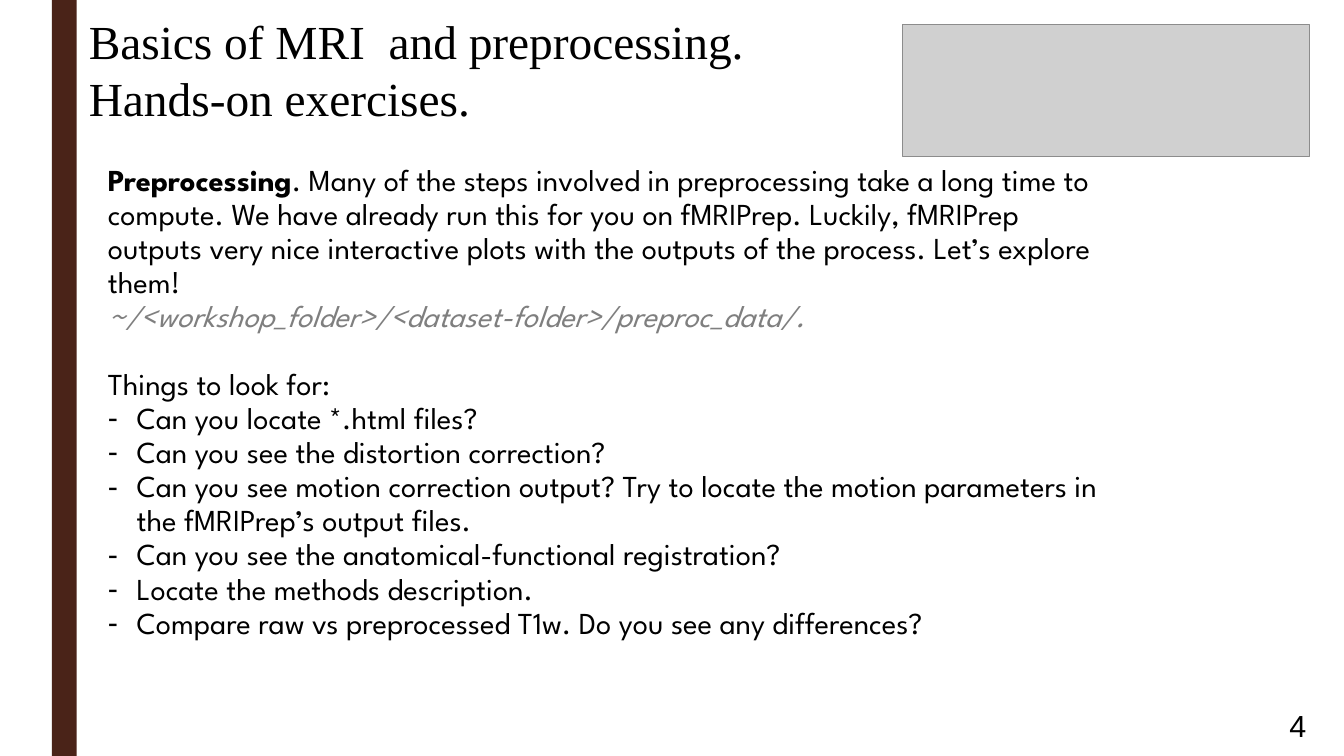
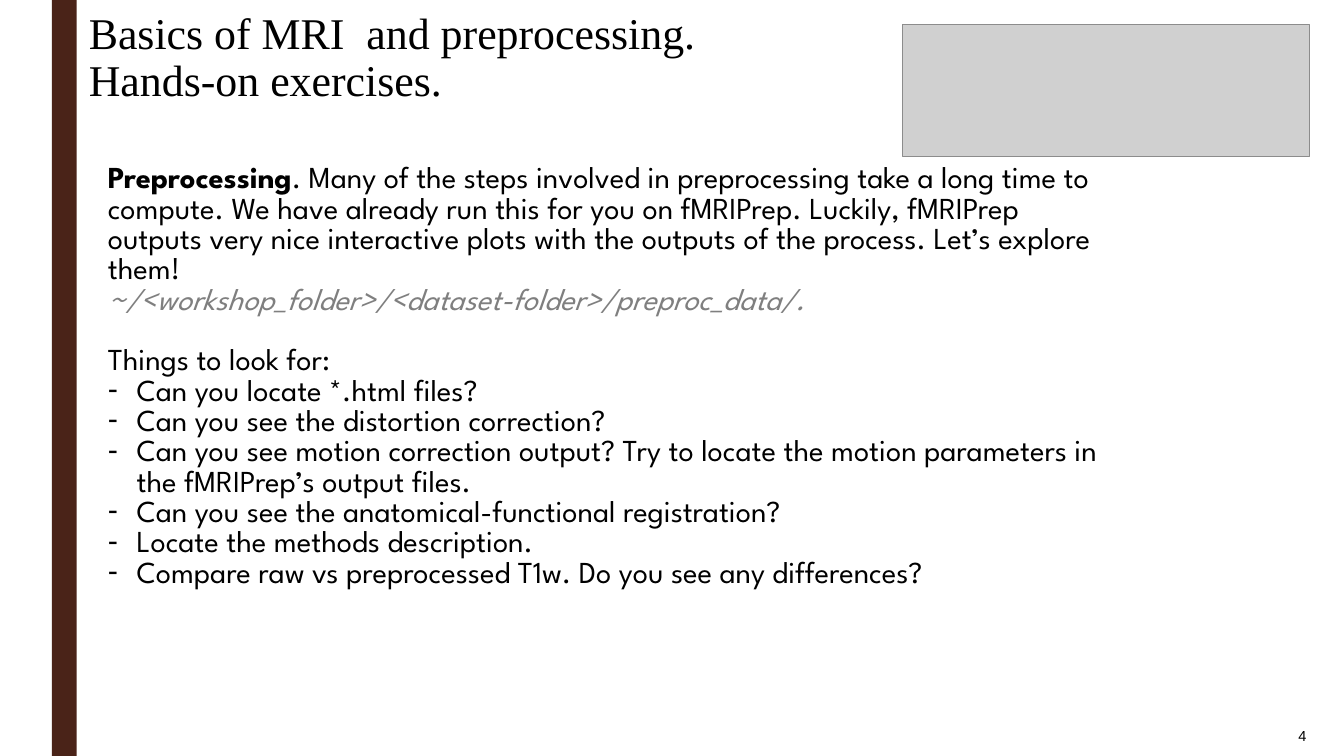
Before and after one commit to ortiztud/fmri_analysis_intro, a slide deck: slide 4 of slides/slides_session-1_hands-on.ppt. Drawn at 1344x756 pixels with LibreOffice and Linux fonts; fonts in the diff are those of the drawing; grey boxes stand for pictures; background and template pictures are left out. Boxes give left, top, right and bottom in pixels: in the first picture for what was removed or moved away, otherwise in the second. Text is boxed around its words. In the diff, an @@ line names an element or a change of style, - is before the commit and + after.

```diff
--- a/slides/slides_session-1_hands-on.ppt
+++ b/slides/slides_session-1_hands-on.ppt
@@ text "Basics of MRI and preprocessing." at [89,18,695,97]: size 28 to 25.9 pt; line spacing 1 to 0.9 @@
@@ text "Preprocessing. Many of the steps ..." at [108,166,1096,590]: line spacing 0.93 to 0.83 @@
@@ page number at [1298,731,1306,741]: size 18 to 8.6 pt; line spacing 1 to 0.8 @@
```
Also in this commit, not shown: 3 other slides changed, 1 other file.
